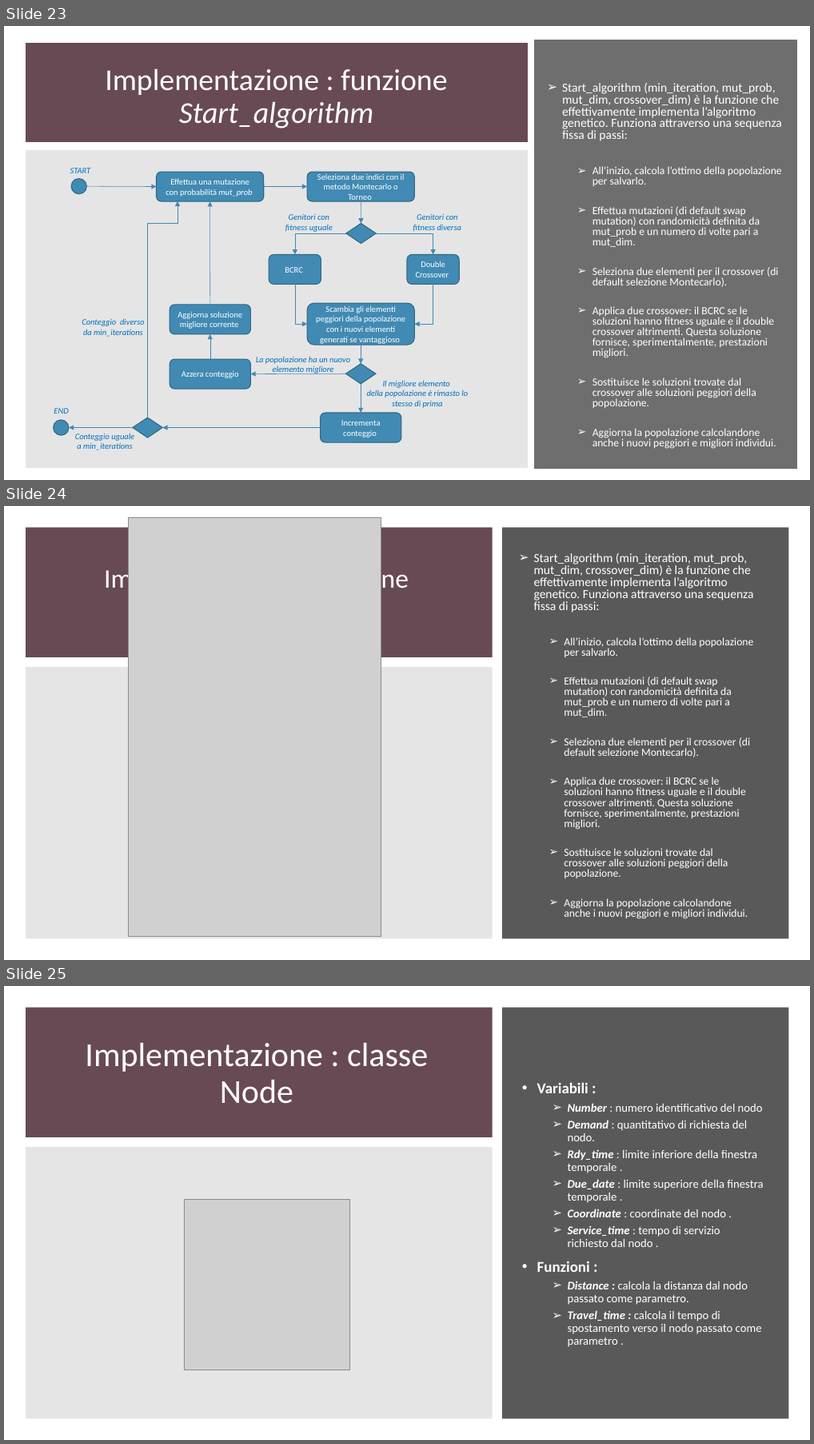
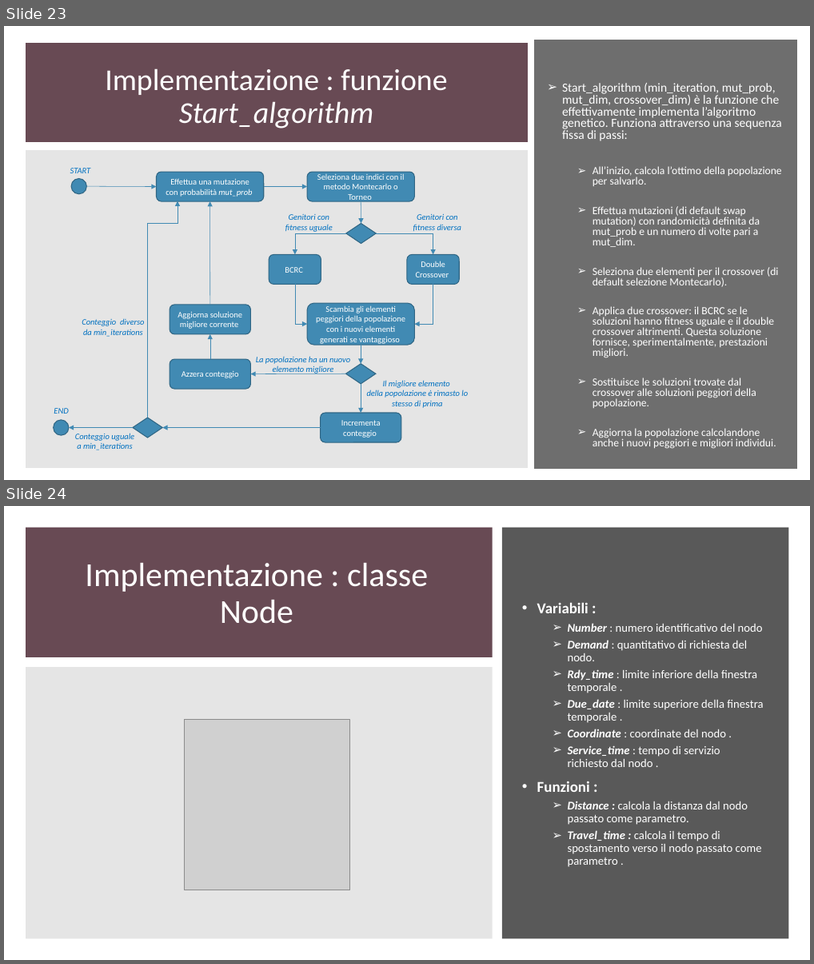
Before and after one commit to gdr-98/Greedy-heuristics-and-genetic-algorithm-for-a-CVRPTW-problem-resolution-, a slide deck: Elaborato.pptx. Shown one above the other, each under a label of ours: slides 23, 24 and 25 before the commit, slides 23 and 24 after it. The pictures are 814x1444 and 814x964 pixels, drawn with LibreOffice and Linux fonts; fonts in the diff are those of the drawing; grey boxes stand for pictures. Boxes give left, top, right and bottom in pixels: in the first picture for what was removed or moved away, otherwise in the second. Text is boxed around its words. In the diff, an @@ line names an element or a change of style, - is before the commit and + after.

```diff
--- a/Elaborato.pptx
+++ b/Elaborato.pptx
@@ slide 24 removed at (4, 506, 810, 960), background #FFFFFF @@
@@ rectangle removed at (26, 527, 493, 657) @@
@@ picture removed at (128, 517, 381, 936) @@
@@ rectangle removed at (502, 527, 790, 939) @@
@@ title removed at (104, 553, 614, 595) @@
-Implementazione : funzione Start_algorithm
@@ text removed at (534, 553, 754, 919) @@
-➢ Start_algorithm (min_iteration, mut_prob, mut_dim, crossover_dim) è la funzione che effettivamente implementa l’algoritmo genetico. Funziona attraverso una sequenza fissa di passi:
-  ➢ All’inizio, calcola l’ottimo della popolazione per salvarlo.
-  ➢ Effettua mutazioni (di default swap mutation) con randomicità definita da mut_prob e un numero di volte pari a mut_dim.
-  ➢ Seleziona due elementi per il crossover (di default selezione Montecarlo).
-  ➢ Applica due crossover: il BCRC se le soluzioni hanno fitness uguale e il double crossover altrimenti. Questa soluzione fornisce, sperimentalmente, prestazioni migliori.
-  ➢ Sostituisce le soluzioni trovate dal crossover alle soluzioni peggiori della popolazione.
-  ➢ Aggiorna la popolazione calcolandone anche i nuovi peggiori e migliori individui.
@@ rectangle removed at (26, 667, 493, 939) @@
@@ what was slide 25 is now slide 24 @@
```
Also in this commit, not shown: 2 slides changed.
